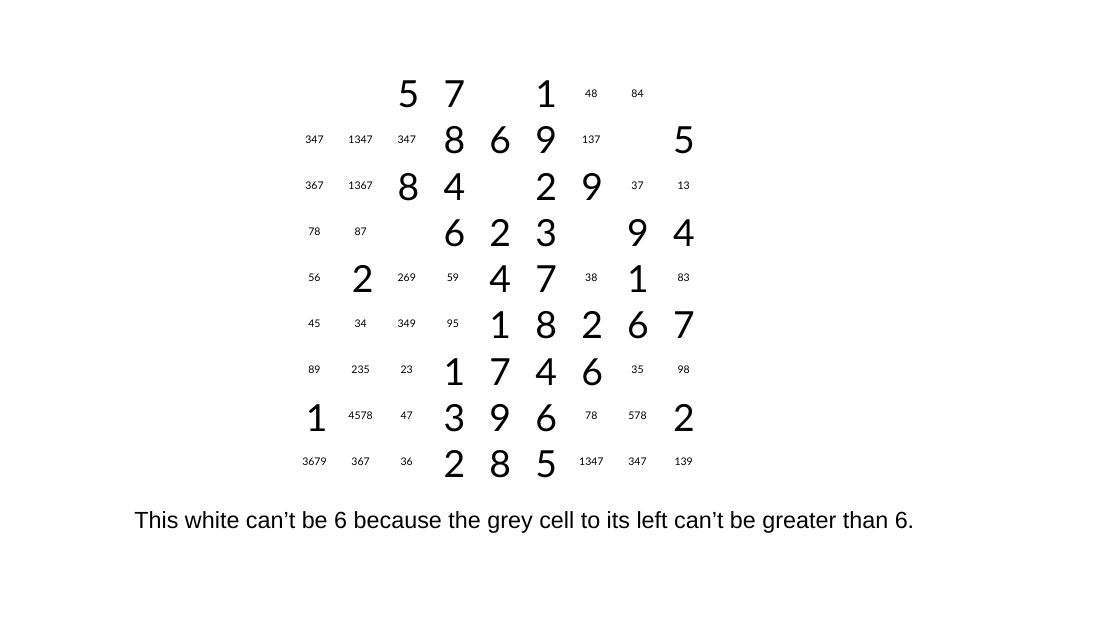
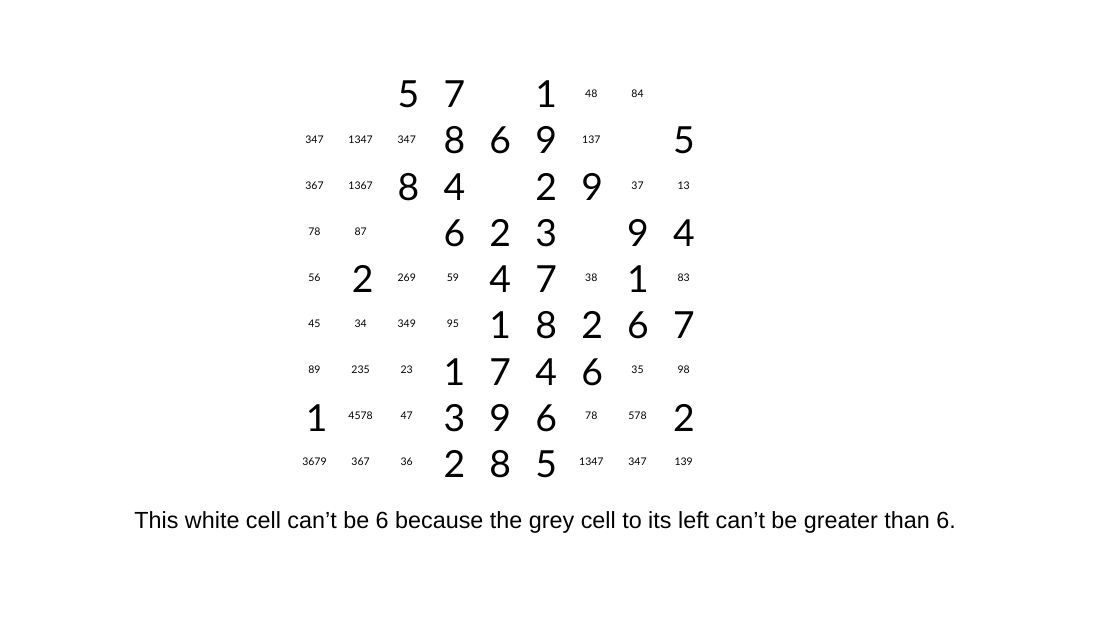
Before and after one commit to jhardis/WSJ_Number_Puzzles, a slide deck: slide 56 of 20260404_2.pptx. Drawn at 1120x630 pixels with LibreOffice and Linux fonts; fonts in the diff are those of the drawing; background and template pictures are left out. Boxes give left, top, right and bottom in pixels: in the first picture for what was removed or moved away, otherwise in the second. Text is boxed around its words. In the diff, an @@ line names an element or a change of style, - is before the commit and + after.

```diff
--- a/20260404_2.pptx
+++ b/20260404_2.pptx
@@ text at bbox=[134, 511, 955, 533]: text changed @@
-This white can’t be 6 because the grey cell to its left can’t be greater than 6.
+This white cell can’t be 6 because the grey cell to its left can’t be greater than 6.
```
Also in this commit, not shown: 12 other slides changed.
